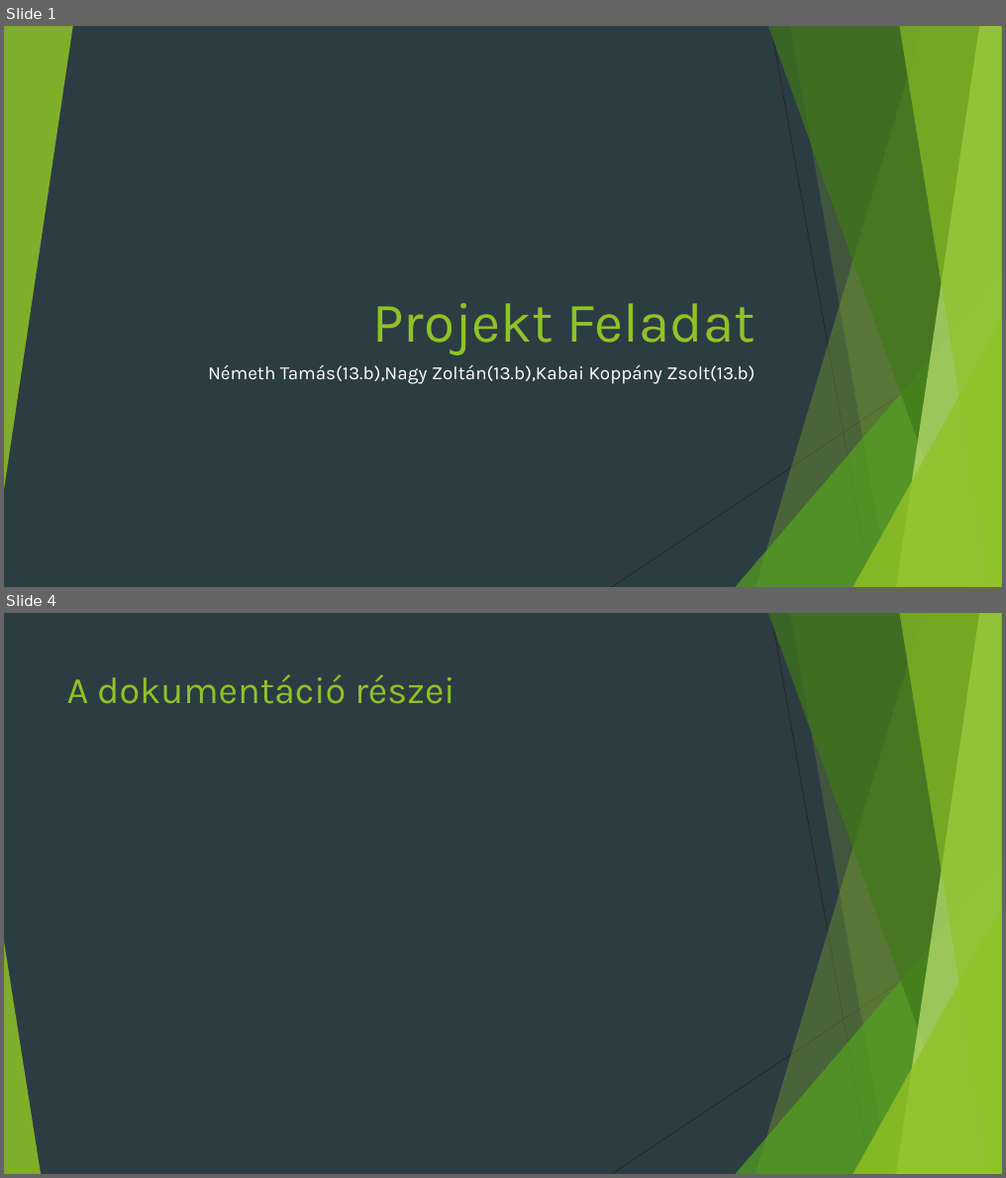
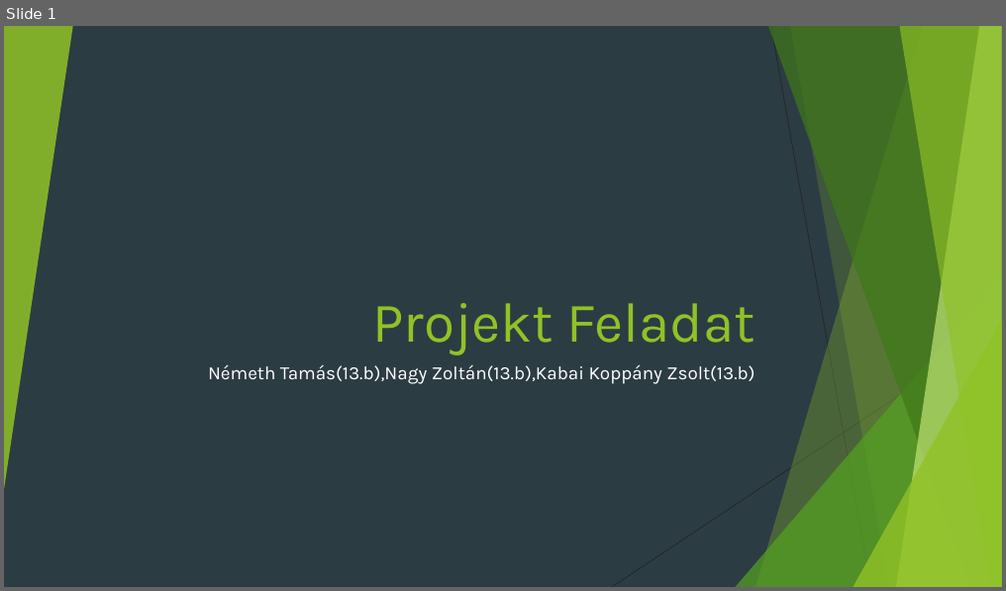
Before and after one commit to Sprint2sport2/projekt, a slide deck: Projekt Feladat (1).pptx. Shown one above the other, each under a label of ours: slides 1 and 4 before the commit, slide 1 after it; the slides between them are not shown. The pictures are 1006x1178 and 1006x591 pixels, drawn with LibreOffice and Linux fonts; fonts in the diff are those of the drawing. Boxes give left, top, right and bottom in pixels: in the first picture for what was removed or moved away, otherwise in the second. Text is boxed around its words. In the diff, an @@ line names an element or a change of style, - is before the commit and + after.

```diff
--- a/Projekt Feladat (1).pptx
+++ b/Projekt Feladat (1).pptx
@@ slide 4 removed at <box>4,613,1002,1174</box>, background #2C3C43; not listed: 9 template elements that a slide beside it also shows @@
@@ title removed at <box>67,674,454,704</box> @@
-A dokumentáció részei
@@ triangle removed at <box>4,942,41,1174</box> @@
```
Also in this commit, not shown: 10 slides changed, 2 slides added, 21 other slides removed.
